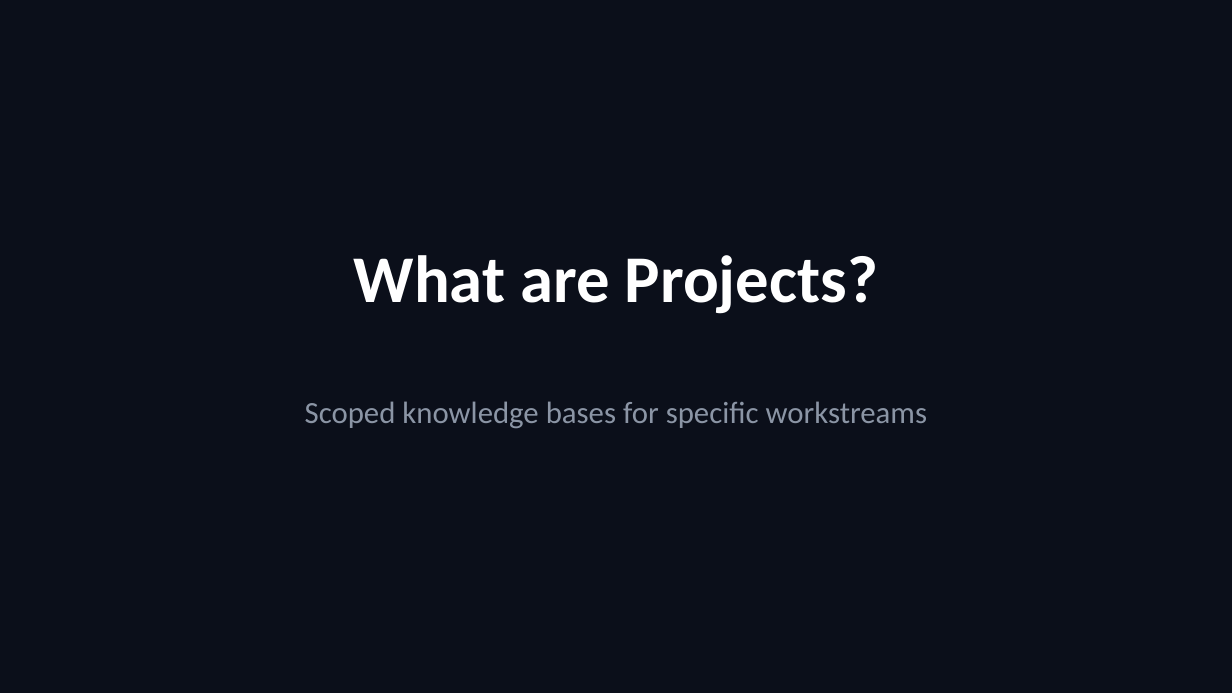
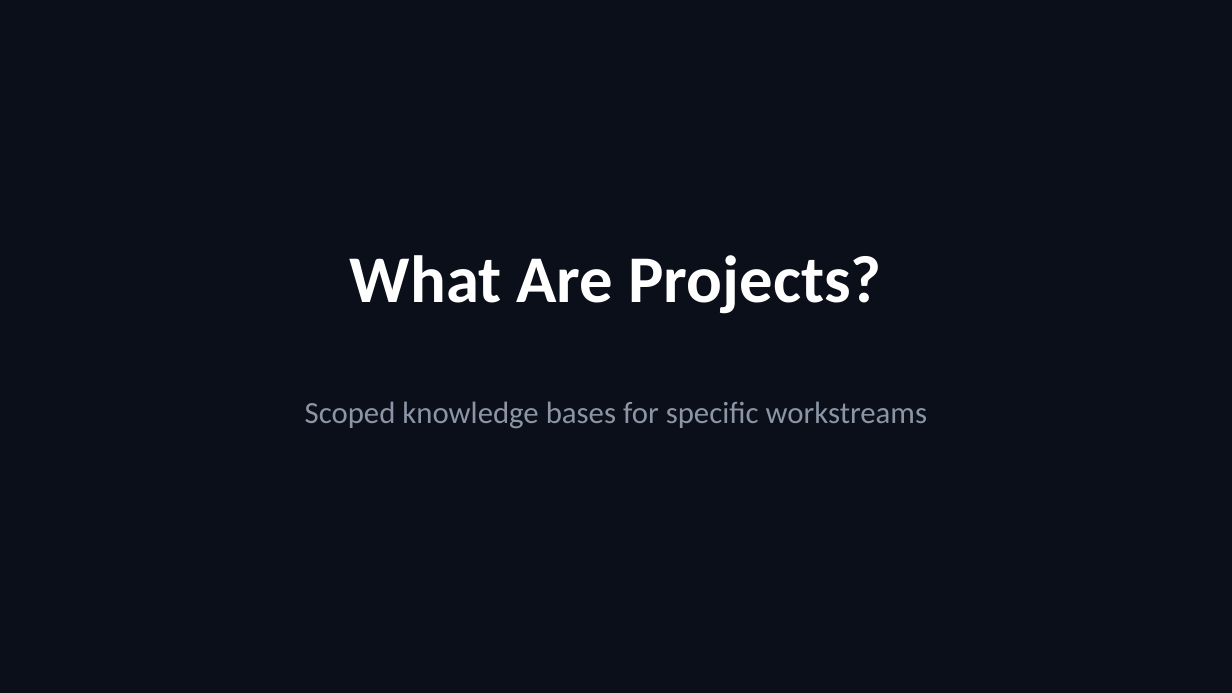
Before and after one commit to scottrhay/AIA-ClaudeCopilot, a slide deck: slide 38 of slides/Day1_Claude_for_Business.pptx (slide 36 before the commit). Drawn at 1232x693 pixels with LibreOffice and Linux fonts; fonts in the diff are those of the drawing. Boxes give left, top, right and bottom in pixels: in the first picture for what was removed or moved away, otherwise in the second. Text is boxed around its words. In the diff, an @@ line names an element or a change of style, - is before the commit and + after.

Commit message:
Day 1: Add 4 section dividers + title consistency — 85 slides
Section dividers (teal accent bar, section number, title, duration):
- Section 1: Claude Interface & Prompt Engineering (2h 30m)
- Section 2: Models, Settings & Projects (1h 30m)
- Section 3: Analysis Prompts & Claude in Excel (1h 15m)
- Section 4: Artifacts, Files & Integrations (1h 30m)

Title fixes: 'What are' → 'What Are' for Projects and Artifacts
Clean ZIP, no repair prompt

```diff
--- a/slides/Day1_Claude_for_Business.pptx
+++ b/slides/Day1_Claude_for_Business.pptx
@@ text at [350,255,881,314]: text changed @@
-What are Projects?
+What Are Projects?
```
Also in this commit, not shown: 1 other slide changed, 4 slides added.
